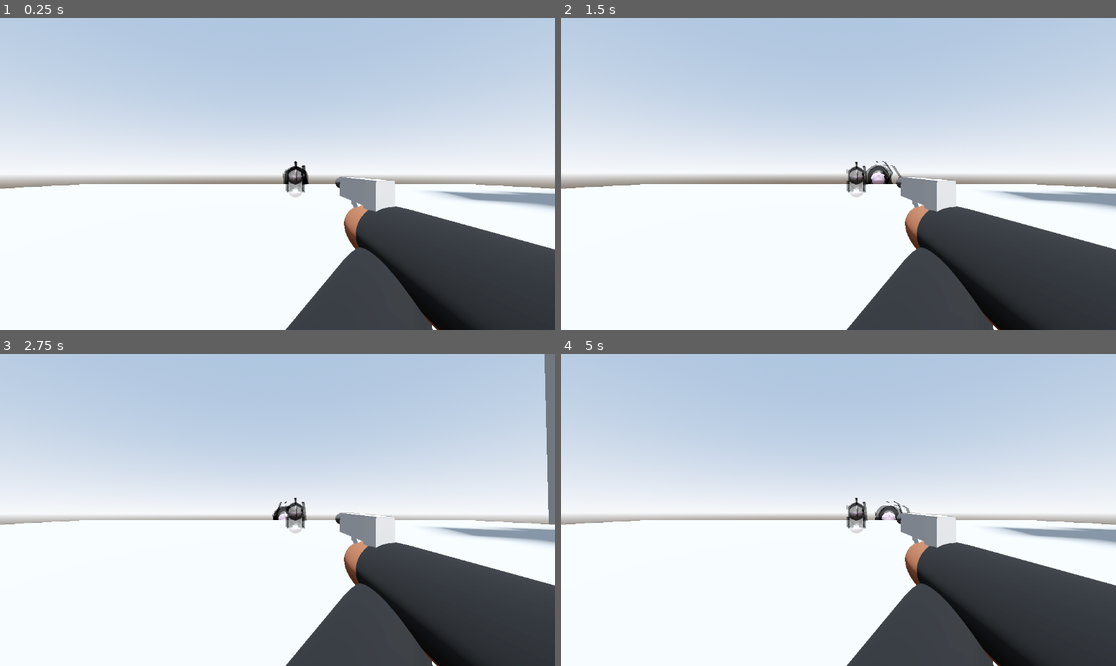
Above: before the commit, frames 1-4 (two rows, left to right).
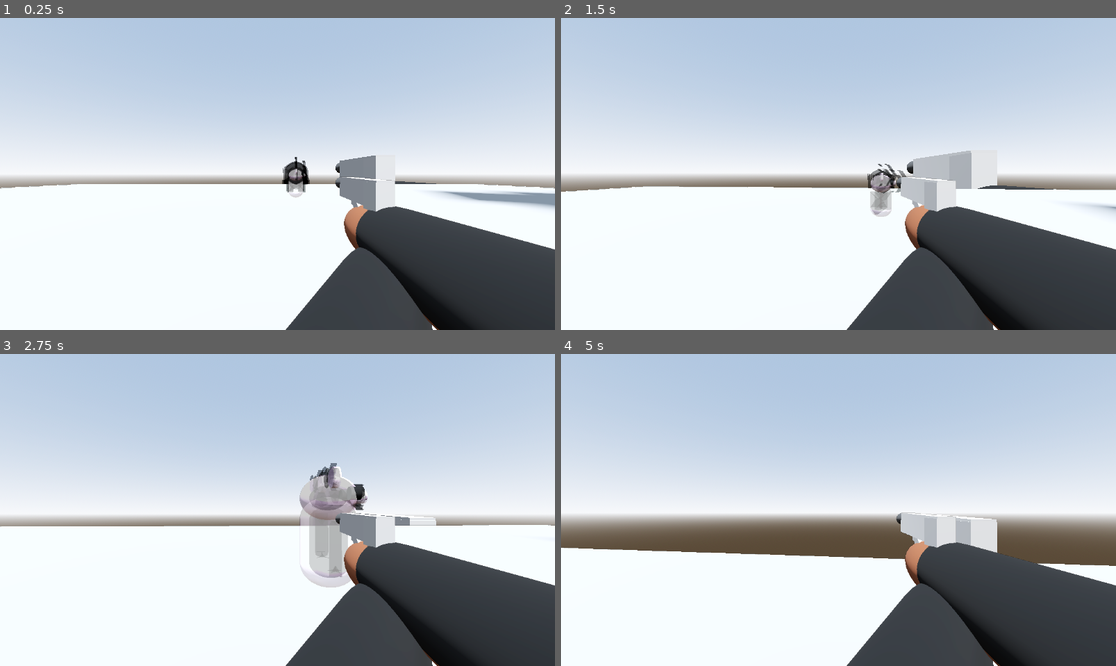
Above: after the commit, the same moments.

Repository: DylanFrenzy/The-Trials-and-Tribulations-of-Tim-Cheese
Game: Godot game, scene res://scenes/main.tscn
The game is run twice, just before and just after one commit, with the same random seed, the same clock (stepped at 60 frames per second) and the same inputs. Before the commit the project starts from res://scenes/node_3d.tscn.
Inputs (mouse positions are in pixels of both pictures, inside the frame that each line leads up to):
- Up to frame 1 (0.25 s): no input
- Up to frame 2 (1.5 s): move the mouse to (866, 174) at 0.52 s; hold W (move_forward) from 0.53 s (still down); click (866, 174) at 0.6 s; tap Space (jump) at 0.77 s; move the mouse to (810, 174) at 1.27 s; tap Shift at 1.35 s
- Up to frame 3 (2.75 s): keep holding W (move_forward); tap Space (jump) at 1.52 s; move the mouse to (288, 503) at 2.02 s; click (288, 503) at 2.1 s
- Up to frame 4 (5 s): keep holding W (move_forward); move the mouse to (832, 516) at 2.77 s; tap Shift at 2.85, 4.35 s; tap Space (jump) at 3.02, 3.77, 4.52 s; move the mouse to (877, 513) at 3.52 s; click (877, 513) at 3.6 s; move the mouse to (794, 506) at 4.27 s

The runs differ from the first frame. In frame 1, 0.8% of the frame differs, in the area x 0-100%, y 44-76%; in frame 2, 4.1%; in frame 3, 6.2%; in frame 4, 11%, in the area x 0-100%, y 46-100%.
Error before the commit: Invalid assignment of property or key 'global_transform' with value of type 'Transform3D' on a base object of type 'null instance'. (res://scripts/new_characte…

Commit message:
fixed node not found

Diff:
--- a/3d-project/assets/pistol.tscn
+++ b/3d-project/assets/pistol.tscn
@@ -44,8 +44,8 @@
 
 [sub_resource type="AnimationLibrary" id="AnimationLibrary_646vd"]
 _data = {
-&"RESET": SubResource("Animation_6e3nq"),
-&"idle": SubResource("Animation_bttkv")
+"RESET": SubResource("Animation_6e3nq"),
+"idle": SubResource("Animation_bttkv")
 }
 
 [sub_resource type="StandardMaterial3D" id="StandardMaterial3D_78vgs"]
@@ -56,7 +56,7 @@
 
 [node name="AnimationPlayer" type="AnimationPlayer" parent="."]
 libraries = {
-&"": SubResource("AnimationLibrary_646vd")
+"": SubResource("AnimationLibrary_646vd")
 }
 
 [node name="CSGBox3D" type="CSGBox3D" parent="."]
--- a/3d-project/project.godot
+++ b/3d-project/project.godot
@@ -11,13 +11,17 @@
 [application]
 
 config/name="3d project"
-run/main_scene="uid://cuuk4or1cjlmn"
-config/features=PackedStringArray("4.4", "Forward Plus")
+run/main_scene="res://scenes/main.tscn"
+config/features=PackedStringArray("4.3", "Forward Plus")
 config/icon="res://icon.svg"
 
 [display]
 
 window/size/mode=4
+
+[dotnet]
+
+project/assembly_name="3d project"
 
 [input]
 
--- a/3d-project/scripts/new_character_body_3d.gd
+++ b/3d-project/scripts/new_character_body_3d.gd
@@ -20,7 +20,7 @@
 		camera.rotation.x = clamp(camera.rotation.x, deg_to_rad(-90), deg_to_rad(90))
 
 func _physics_process(delta):
-	$Camera3D/SubViewportContainer/SubViewport/GunCamamera3D/SubViewportContainer/SubViewport/GunCam.global_transform = camera.global_transform
+	$Camera3D/SubViewportContainer/SubViewport/GunCam.global_transform = camera.global_transform
 
 	# Add gravity
 	if not is_on_floor():
Not shown: 1 places in 3d-project/assets/John_Pork.tscn that only renumber resources
Not shown: 1 places in 3d-project/materials/johnporkskin.tres that only renumber resources
Not shown: 1 places in 3d-project/scenes/main.tscn that only renumber resources
